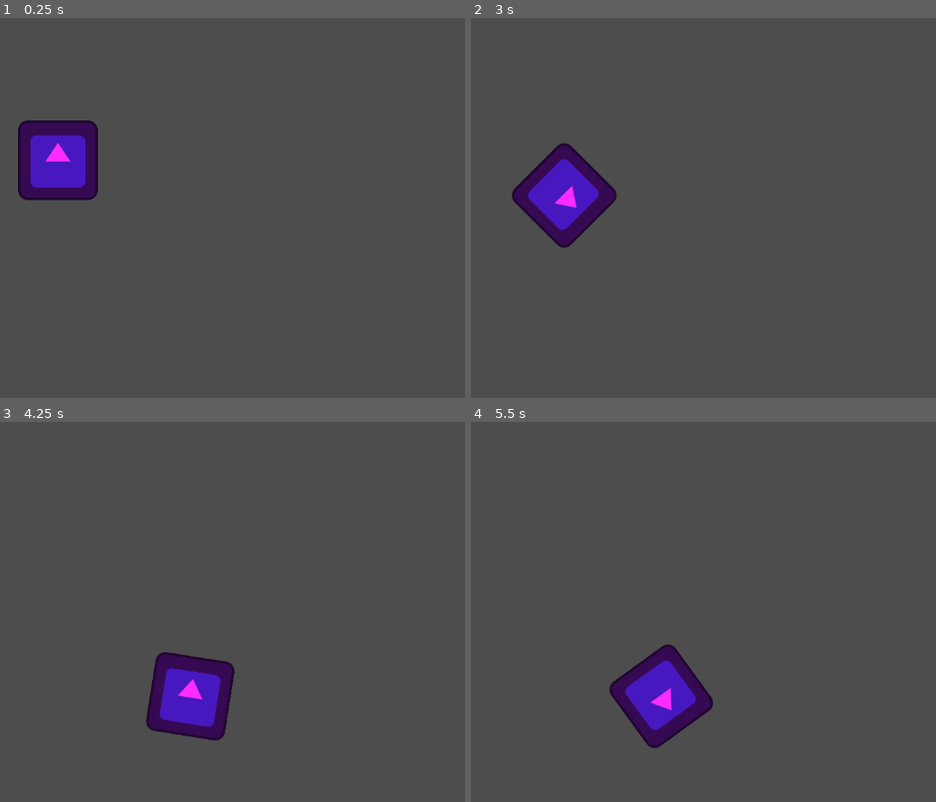
Above: before the commit, frames 1-4 (two rows, left to right).
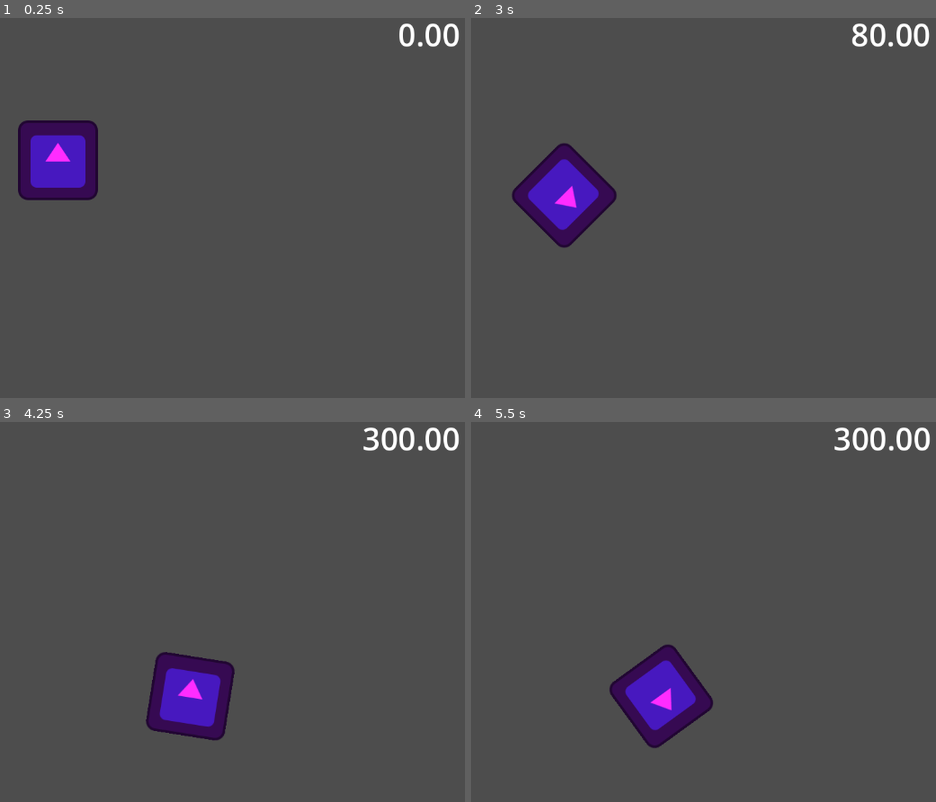
Above: after the commit, the same moments.

Repository: rsthtx/2D-game-2025
Game: Godot game, scene res://ship.tscn
Two runs of this game, one before a commit and one after it. Both use one fixed random seed, a clock stepped at 60 frames per second and the inputs below. The engine's default icon, where the game draws it, is replaced by a stand-in: a white triangle on a blue panel in a dark square.
Inputs:
- Up to frame 1 (0.25 s): no input
- Up to frame 2 (3 s): tap Enter at 0.5 s; hold Right (right) 0.53-1.28 s; hold Left (left) 1.28-2.03 s; hold Right (right) 2.03-2.78 s; hold Up (forward) from 2.78 s (still down)
- Up to frame 3 (4.25 s): release Up (forward) at 3.53 s; hold Left (left) from 3.53 s (still down)
- Up to frame 4 (5.5 s): keep holding Left (left)

The runs differ from the first frame. In frame 1, 0.4% of the frame differs, in the area x 85-99%, y 1-8%; in frame 2, 0.5%; in frame 3, 0.6%, in the area x 78-99%, y 1-8%; in frame 4, 0.6%.

Commit message:
Added ODO-meter

Diff:
--- a/my-first-game-modification/ship.gd
+++ b/my-first-game-modification/ship.gd
@@ -2,6 +2,8 @@
 
 var speed = 400
 var angular_speed = PI
+@onready var distance: Label = $HUD/distance
+var travelled_distance: float = 0
 
 # Called every frame. 'delta' is the elapsed time since the previous frame.
 func _process(delta: float) -> void:
@@ -19,3 +21,7 @@
 		velocity = Vector2.UP.rotated(rotation) * speed
 
 	position += velocity * delta
+
+	travelled_distance += velocity.length() * delta
+
+	distance.text = "%.02f" % travelled_distance
--- a/my-first-game-modification/ship.tscn
+++ b/my-first-game-modification/ship.tscn
@@ -8,3 +8,18 @@
 position = Vector2(462, 266)
 texture = ExtResource("1_d6q2w")
 script = ExtResource("2_nrb76")
+
+[node name="HUD" type="CanvasLayer" parent="."]
+
+[node name="distance" type="Label" parent="HUD"]
+anchors_preset = 1
+anchor_left = 1.0
+anchor_right = 1.0
+offset_left = -403.0
+offset_top = 29.0
+offset_right = -46.0
+offset_bottom = 98.0
+grow_horizontal = 0
+theme_override_font_sizes/font_size = 50
+text = "42.31"
+horizontal_alignment = 2
